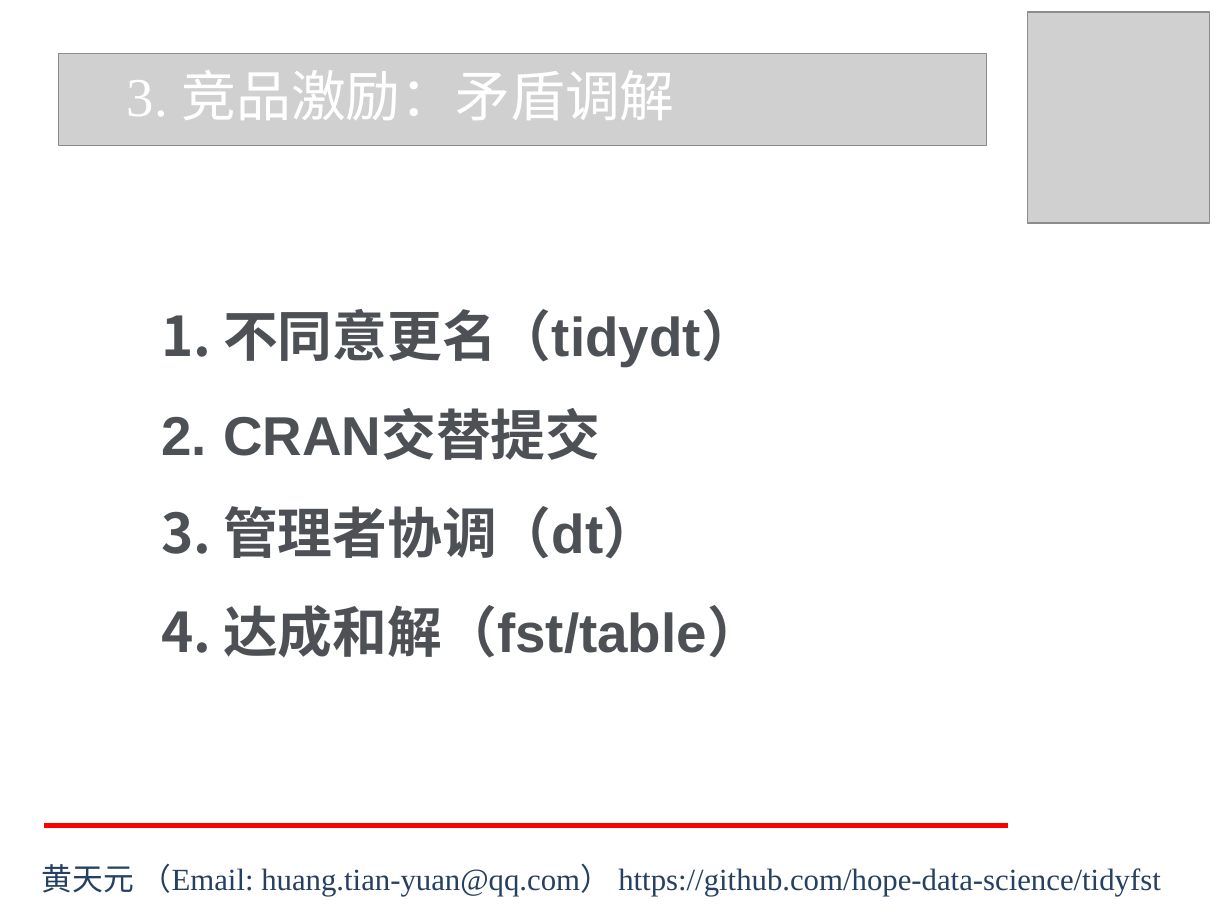
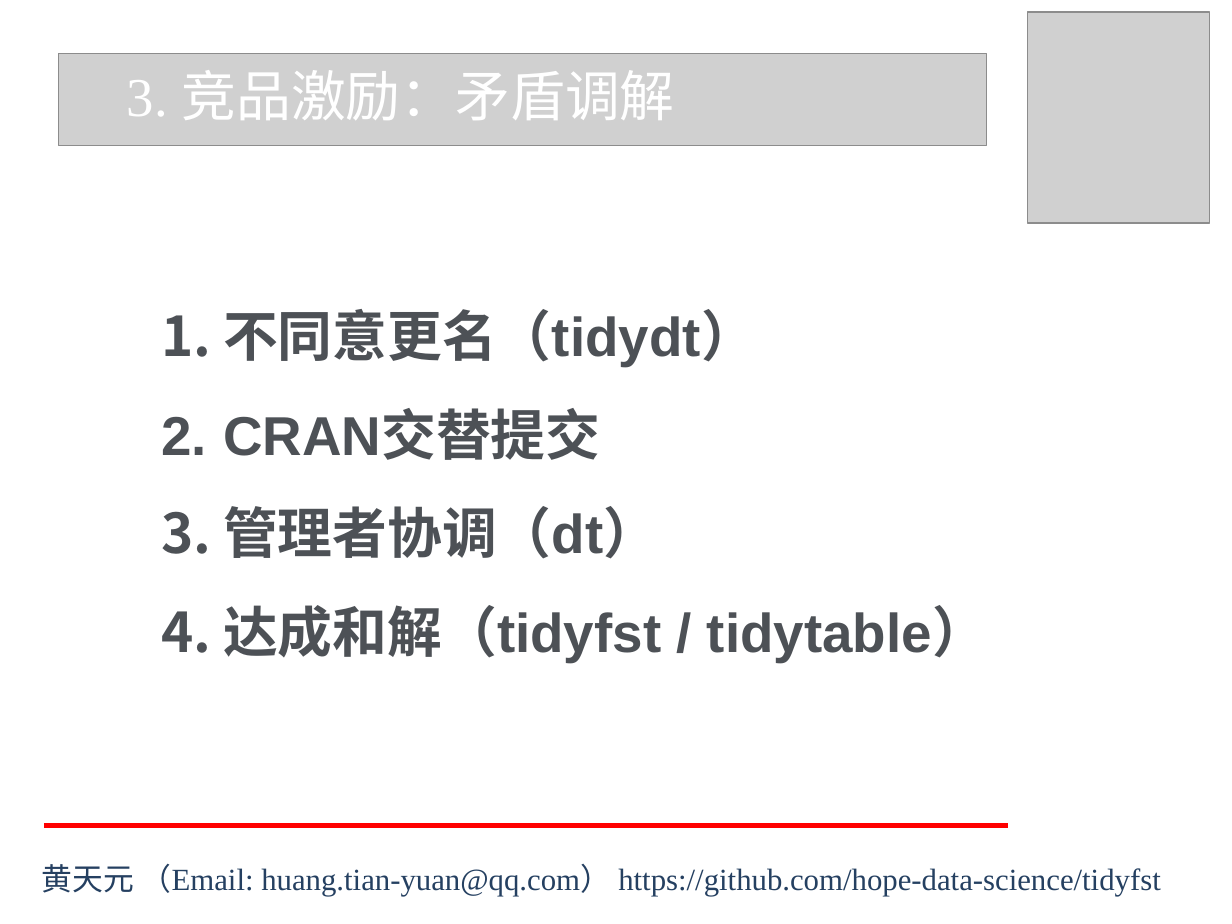
Before and after one commit to hope-data-science/tidyfst, a slide deck: slide 17 of docs/tidyfst-Rconf.pptx. Drawn at 1232x924 pixels with LibreOffice and Linux fonts; fonts in the diff are those of the drawing; grey boxes stand for pictures. Boxes give left, top, right and bottom in pixels: in the first picture for what was removed or moved away, otherwise in the second. Text is boxed around its words. In the diff, an @@ line names an element or a change of style, - is before the commit and + after.

```diff
--- a/docs/tidyfst-Rconf.pptx
+++ b/docs/tidyfst-Rconf.pptx
@@ text at bbox=[223, 605, 988, 664]: text changed @@
-4. 达成和解（fst/table）
+4. 达成和解（tidyfst / tidytable）
```
Also in this commit, not shown: 1 other slide changed.
